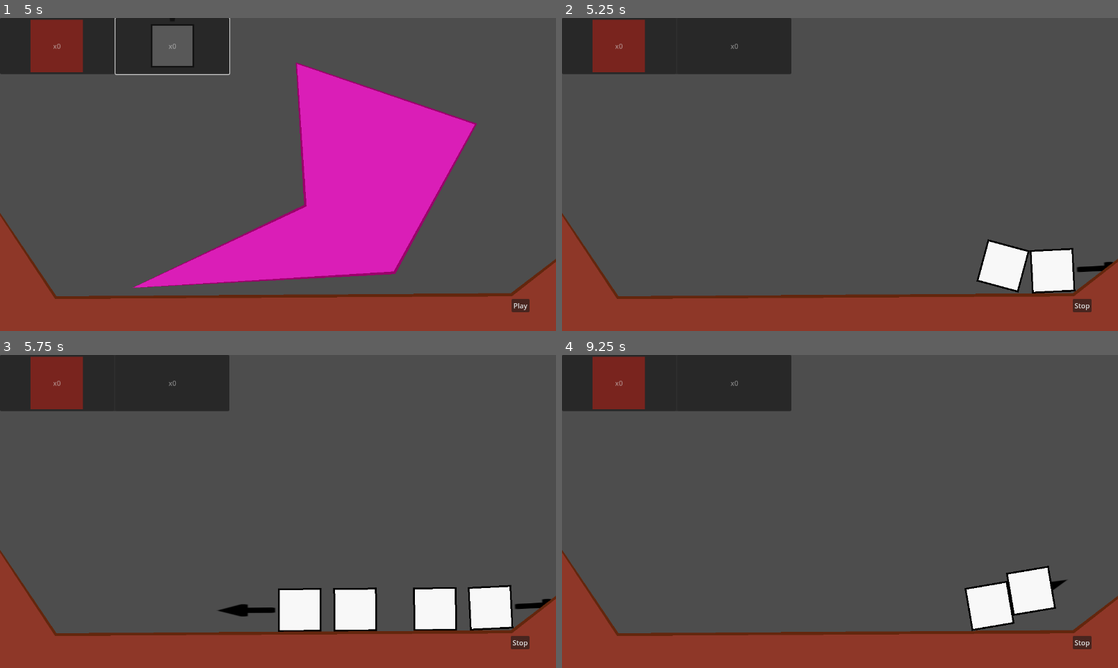
Above: before the commit, frames 1-4 (two rows, left to right).
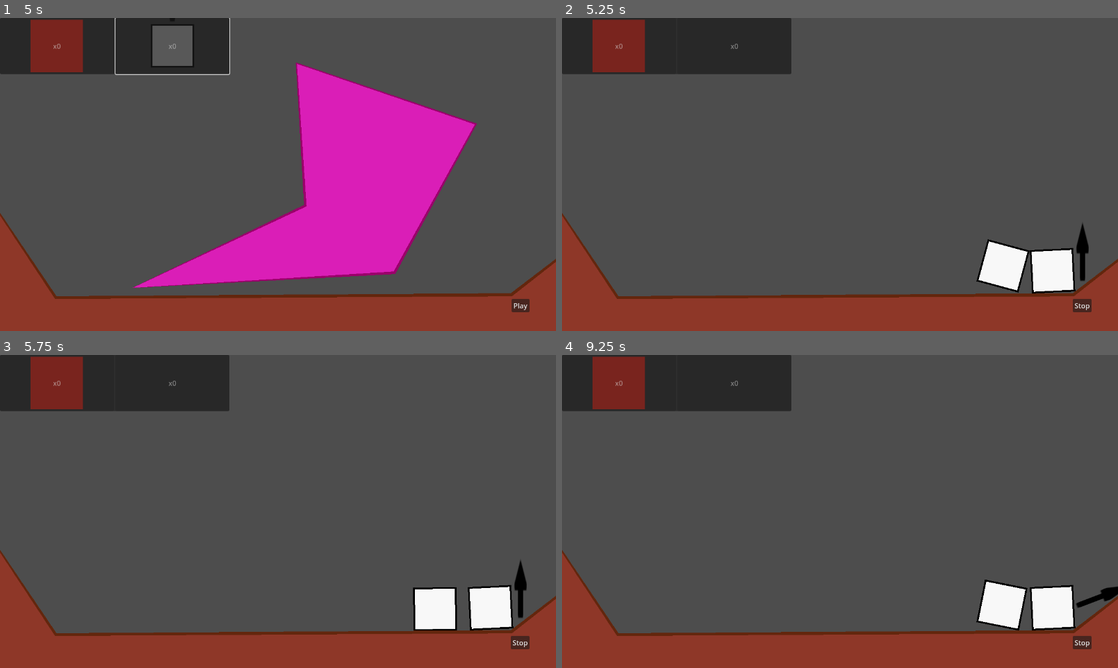
Above: after the commit, the same moments.

Repository: Xiul109/Basic_Principles_of_Autoreplicant_Engineering
Game: Godot game, scene res://main_scene.tscn
Two runs of this game, one before a commit and one after it. Both use one fixed random seed, a clock stepped at 60 frames per second and the inputs below.
Inputs (mouse positions are in pixels of both pictures, inside the frame that each line leads up to):
- Up to frame 1 (5 s): click "Level 1" at 0.5 s; click "Play" at 1.25 s; click "Play" at 2 s; click "x2" at 2.75 s; click "x1" at 3.5 s; click "x1" at 4.25 s
- Up to frame 2 (5.25 s): click "Play" at 5 s
- Up to frame 3 (5.75 s): no input
- Up to frame 4 (9.25 s): click "Stop" at 5.75 s; tap Enter at 6.5, 8.75 s; move the mouse to (1084, 642) at 6.52 s; hold Q (piece_rotation_clockwise) 6.53-7.25 s; click (1084, 642) at 6.67 s; click "Stop" at 7.25 s; tap Space at 8 s; move the mouse to (1084, 589) at 8.02 s; tap Mouse wheel down (piece_rotation_counter_clockwise) at 8.1 s; click (1084, 589) at 8.17 s; move the mouse to (1084, 642) at 8.77 s; hold Q (piece_rotation_clockwise) from 8.78 s (still down); click (1084, 642) at 8.92 s

Frame 1 is identical in both runs. In frame 2, 0.3% of the frame differs, in the area x 92-100%, y 65-84%; in frame 3, 2.7%, in the area x 39-100%, y 65-89%; in frame 4, 2.3%.

Commit message:
Added previews of first replica

Diff:
--- a/UI/level_interface.gd
+++ b/UI/level_interface.gd
@@ -32,8 +32,11 @@
 	$PlayButton.hide()
 	$StopButton.show()
 	level.building_area.hide()
+	level.clean_previews()
+	level.playing = true
 	# Starting timer
 	level.timer.start()
+
 
 
 func _on_stop_button_pressed():
@@ -47,3 +50,5 @@
 	$PlayButton.show()
 	$StopButton.hide()
 	level.building_area.show()
+	level.update_previews()
+	level.playing = false
--- a/UI/level_interface.tscn
+++ b/UI/level_interface.tscn
@@ -11,14 +11,13 @@
 mouse_filter = 1
 script = ExtResource("1_c3b3j")
 
-[node name="ReplicantEditor" parent="." node_paths=PackedStringArray("level") instance=ExtResource("1_s4ugr")]
+[node name="ReplicantEditor" parent="." instance=ExtResource("1_s4ugr")]
 layout_mode = 1
 anchors_preset = 0
 anchor_right = 0.0
 anchor_bottom = 0.0
 grow_horizontal = 1
 grow_vertical = 1
-level = NodePath("")
 
 [node name="PlayButton" type="Button" parent="."]
 layout_mode = 1
--- a/UI/replicant_editor.gd
+++ b/UI/replicant_editor.gd
@@ -14,6 +14,7 @@
 func _ready():
 	update_level()
 
+
 func _on_piece_selector_piece_selected(piece: PackedScene, button_i : int):
 	var floating_piece = piece.instantiate()
 	#floating_piece.global_position = get_global_mouse_position()
@@ -24,9 +25,13 @@
 	# The name is mandatory to avoid problems on replication
 	floating_piece.name = "piece_%d_%d"%[button_i, pieces_selector.available_pieces[button_i].count]
 	level.base_replicant.add_child(floating_piece)
+	level.update_previews()
 
 
 func _on_piece_deleted(i: int):
+	# Manage deletion of previews
+	level.update_previews()
+	# Manage remaining pieces
 	pieces_selector.available_pieces[i].count += 1
 	pieces_selector.buttons[i].update_button()
 
--- a/game_elements/levels/level.gd
+++ b/game_elements/levels/level.gd
@@ -11,6 +11,30 @@
 @onready var replicants_node = $replicants
 var active_replicants : Array[Replicant]
 
+var previews : Array[Replicant]
+
+var playing := false
+
+func _process(_delta):
+	if playing:
+		return
+	# This approach is very unefficient but works by the moment
+	update_previews()
+
+func update_previews():
+	clean_previews()
+
+	for arrow in base_replicant.arrows:
+		var preview = base_replicant.duplicate(4)
+		add_child(preview)
+		preview.mode = Replicant.Mode.PREVIEW
+		preview.update_pos_from_arrow(arrow)
+		previews.append(preview)
+
+func clean_previews():
+	for pre in previews:
+		pre.queue_free()
+	previews.clear()
 
 func clean_replicants():
 	active_replicants.clear()
--- a/game_elements/replicant.gd
+++ b/game_elements/replicant.gd
@@ -6,19 +6,21 @@
 @export var pieces : Array[Piece]
 @export var mode : Mode = Mode.EDITION : set=_mode_set
 
+var arrows : Array[ReplicaArrow]
 
-func replicate() -> Array[Replicant]:
+func replicate(rep_mode: Mode = Mode.DEFAULT) -> Array[Replicant]:
 	var replicas : Array[Replicant] = []
 	for piece in pieces:
 		for arrow in piece.replica_arrows:
 			var replica := duplicate(4)
-			replica.global_position = arrow.global_position
-			replica.global_rotation = \
-				piece.global_rotation + arrow.global_rotation
-				# This is added, because the intuition is that up arrow is considered no rotation
-
+			replica.mode = rep_mode
+			replica.update_pos_from_arrow(arrow)
 			replicas.append(replica)
 	return replicas
+
+func update_pos_from_arrow(arrow: ReplicaArrow):
+	global_position = arrow.global_position
+	global_rotation = arrow.global_rotation
 
 func _mode_set(new_mode: Mode):
 	mode = new_mode
@@ -26,13 +28,21 @@
 		var placers = child.find_children("*", "Placer")
 		if len(placers) > 0:
 			placers[0].mode = mode
+	if mode == Mode.PREVIEW:
+		modulate = Color(.3, .3, .3, .4)
 
 
 func _on_child_entered_tree(node):
 	if node is Piece:
 		pieces.append(node)
-
+		node.arrow_added.connect(func(arrow: ReplicaArrow): arrows.append(arrow))
+		node.arrow_deleted.connect(func(arrow: ReplicaArrow): arrows.erase(arrow))
+	if node is ReplicaArrow:
+		arrows.append(node)
 
 func _on_child_exiting_tree(node):
 	if node is Piece and node in pieces:
 		pieces.erase(node)
+
+	if node is ReplicaArrow:
+		arrows.erase(node)
--- a/game_elements/shapes/piece.gd
+++ b/game_elements/shapes/piece.gd
@@ -6,6 +6,8 @@
 
 @onready var shape := $shape
 
+signal arrow_added(arrow: ReplicaArrow)
+signal arrow_deleted(arrow: ReplicaArrow)
 
 # Called when the node enters the scene tree for the first time.
 func _ready():
@@ -16,15 +18,20 @@
 func _on_replica_arrows_child_entered_tree(node: Node):
 	if node is ReplicaArrow:
 		replica_arrows.append(node)
+		arrow_added.emit(node)
 
 
 func _on_replica_arrows_child_exiting_tree(node):
 	if node in replica_arrows:
+		arrow_deleted.emit(node)
 		replica_arrows.erase(node)
 
 
 func _on_placer_mode_changed(mode):
-	if mode in [Replicant.Mode.EDITION, Replicant.Mode.PLACED]:
+	# Checking if freezing
+	if mode == Replicant.Mode.DEFAULT:
+		freeze = false
+	else:
 		freeze = true
-	else:
-		freeze = false
+	# Checking visual aspect
+	#if mode ==
